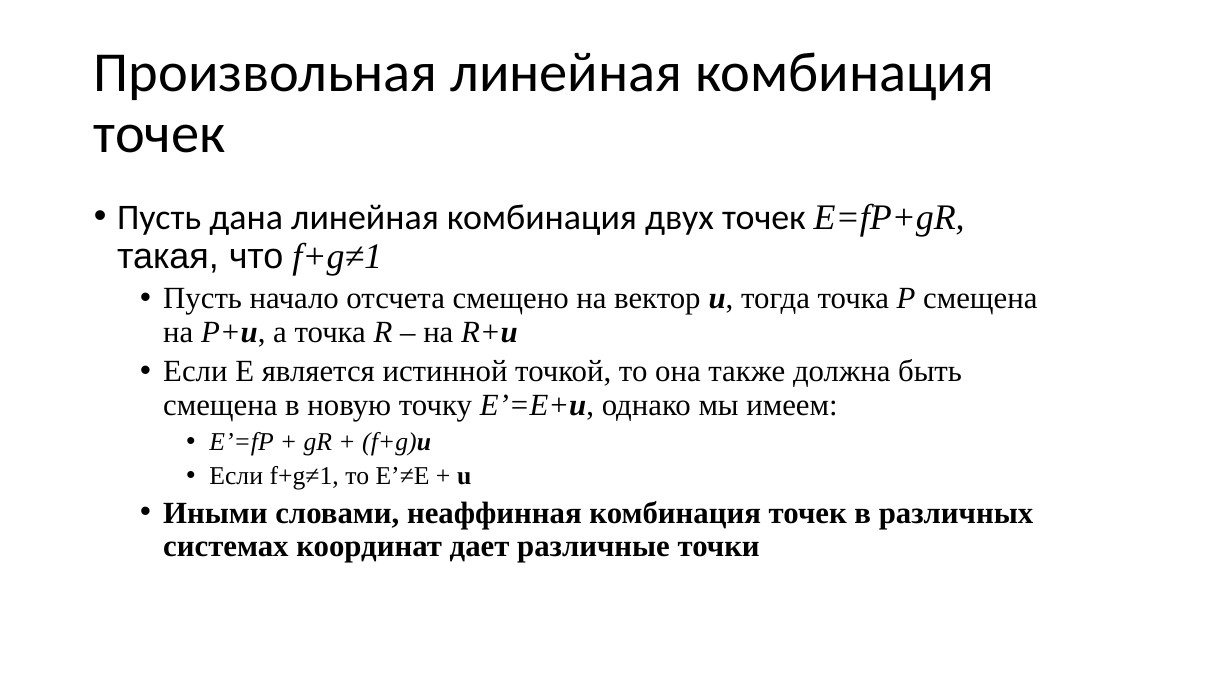
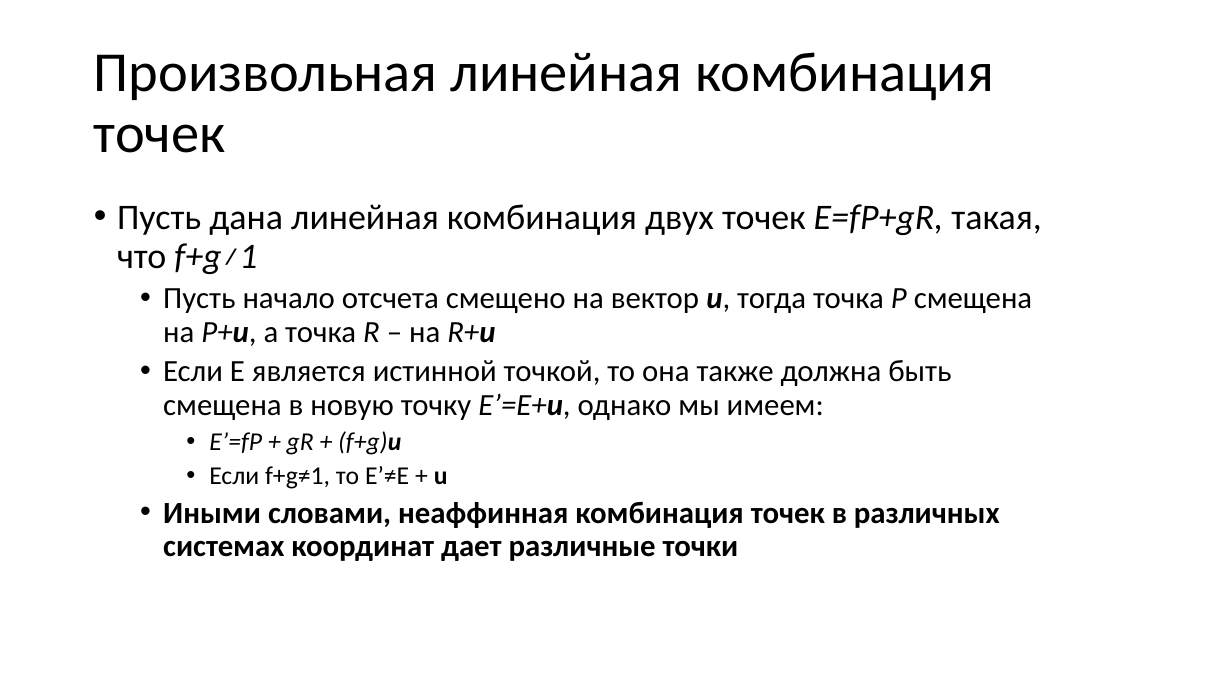
Before and after one commit to alexey-malov/cg-course, a slide deck: slide 61 of lectures/03 - Векторный анализ, трансформации и матрицы.pptx. Drawn at 1232x693 pixels with LibreOffice and Linux fonts; fonts in the diff are those of the drawing. Boxes give left, top, right and bottom in pixels: in the first picture for what was removed or moved away, otherwise in the second. Text is boxed around its words. In the diff, an @@ line names an element or a change of style, - is before the commit and + after.

```diff
--- a/lectures/03 - Векторный анализ, трансформации и матрицы.pptx
+++ b/lectures/03 - Векторный анализ, трансформации и матрицы.pptx
@@ text "Пусть дана линейная комбинация двух ..." at (117,204,1041,561): font Times New Roman to Calibri in "E=fP+gR, f+g≠1", "Пусть начало отсчета смещено на вектор u, ...", "Если E является истинной точкой, то она ...", "E’=fP + gR + (f+g)u" and 2 more places; font Arial to Calibri in "такая, что" @@
```
Also in this commit, not shown: 1 other slide changed.
